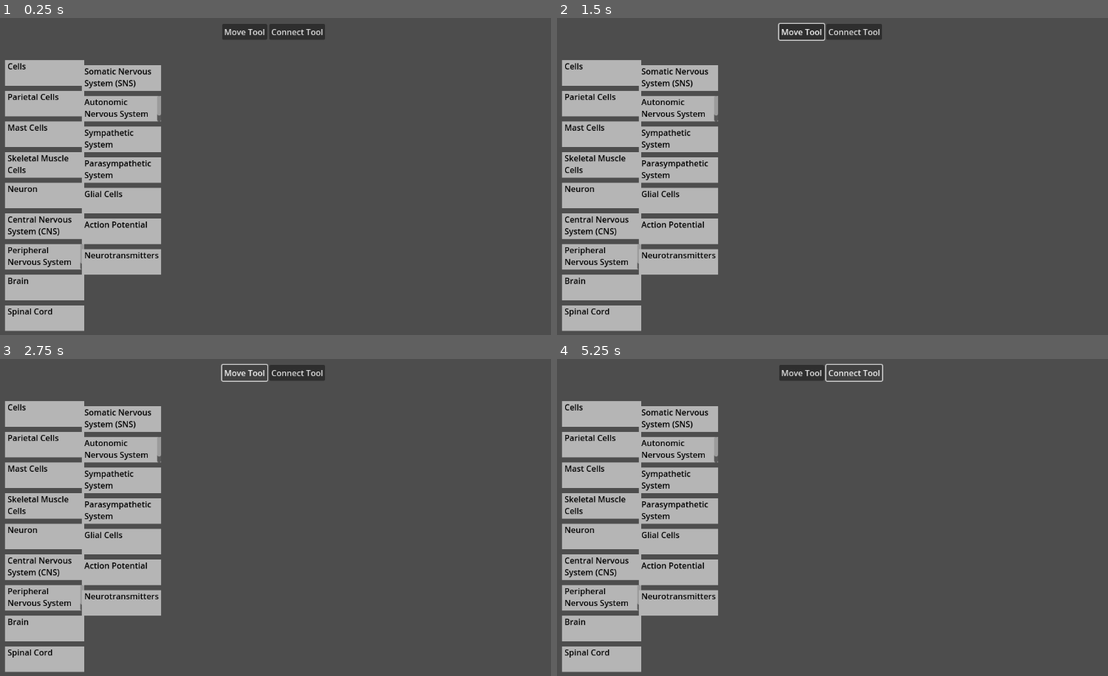
Above: before the commit, frames 1-4 (two rows, left to right).
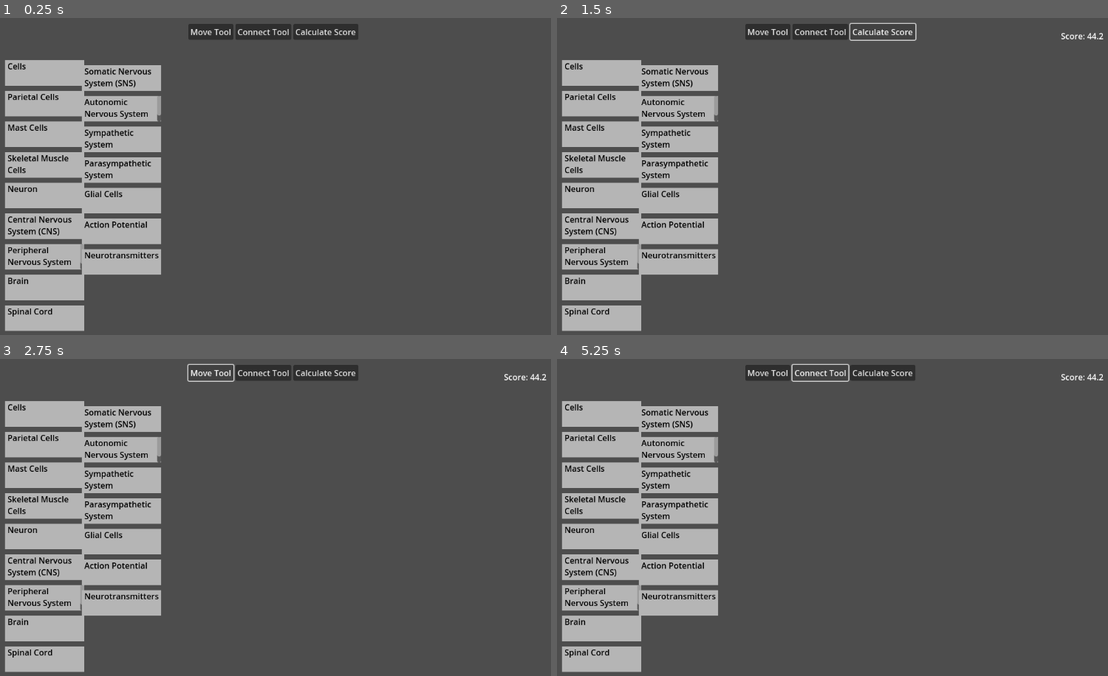
Above: after the commit, the same moments.

Repository: sk337/MindMapGame
Game: Godot game, scene res://scenes/MapGame.tscn
The game is run twice, just before and just after one commit, with the same random seed, the same clock (stepped at 60 frames per second) and the same inputs.
Inputs (mouse positions are in pixels of both pictures, inside the frame that each line leads up to):
- Up to frame 1 (0.25 s): no input
- Up to frame 2 (1.5 s): click "Move Tool" at 0.5 s; click (882, 30) at 1.25 s, where only the run after the commit has a clickable "Calculate Score"
- Up to frame 3 (2.75 s): click "Move Tool" at 2 s
- Up to frame 4 (5.25 s): click (882, 371) at 2.75 s, where only the run after the commit has a clickable "Calculate Score"; click "Move Tool" at 3.5 s; click (882, 371) at 4.25 s, where only the run after the commit has a clickable "Calculate Score"; click "Connect Tool" at 5 s

The runs differ from the first frame. In frame 1, 0.8% of the frame differs, in the area x 34-66%, y 1-7%; in frame 2, 0.9%; in frame 3, 0.8%; in frame 4, 1.0%, in the area x 34-100%, y 1-8%.

Commit message:
Version 0.1 (Minimum Viable Product)
score based on connection quality and reasonable heiarchy.

Diff:
--- /dev/null
+++ b/scenes/ConnectorLine.tscn
@@ -0,0 +1,6 @@
+[gd_scene load_steps=2 format=3 uid="uid://b20xf1e5mvy0g"]
+
+[ext_resource type="Script" path="res://scripts/ConnectorLine.gd" id="1_1urss"]
+
+[node name="ConnectorLine" type="Line2D"]
+script = ExtResource("1_1urss")
--- a/scenes/MapGame.tscn
+++ b/scenes/MapGame.tscn
@@ -40,5 +40,18 @@
 layout_mode = 2
 text = "Connect Tool"
 
+[node name="CalculateScoreButton" type="Button" parent="UI/CenterContainer/VBoxContainer/HBoxContainer"]
+layout_mode = 2
+text = "Calculate Score"
+
+[node name="ScoreBox" type="RichTextLabel" parent="UI"]
+visible = false
+layout_mode = 0
+offset_left = 1024.0
+offset_top = 51.0
+offset_right = 1141.0
+offset_bottom = 94.0
+
 [connection signal="pressed" from="UI/CenterContainer/VBoxContainer/HBoxContainer/MoveToolButton" to="." method="_on_move_tool_button_pressed"]
 [connection signal="pressed" from="UI/CenterContainer/VBoxContainer/HBoxContainer/ConnectTermsToolButton" to="." method="_on_connect_terms_tool_button_pressed"]
+[connection signal="pressed" from="UI/CenterContainer/VBoxContainer/HBoxContainer/CalculateScoreButton" to="." method="_on_calculate_score_button_pressed"]
--- /dev/null
+++ b/scripts/ConnectorLine.gd
@@ -0,0 +1,22 @@
+extends Line2D
+
+class_name ConnectorLine
+
+var origin_term_index: int = -1
+var end_term_index: int = -1
+
+# Called when the node enters the scene tree for the first time.
+func _ready():
+	pass # Replace with function body.
+
+
+# Called every frame. 'delta' is the elapsed time since the previous frame.
+func _process(delta):
+	pass
+
+func setup_connector(origin_index: int, end_index: int):
+	origin_term_index = origin_index
+	end_term_index = end_index
+
+func get_connected_term_index() -> int:
+	return end_term_index
--- a/scripts/MapGame.gd
+++ b/scripts/MapGame.gd
@@ -2,6 +2,7 @@
 # the path to the JSON file
 var json_path = "res://data/NeuronsData.json"
 var term_scene_path = "res://scenes/Term.tscn"
+var connector_line_scene_path = "res://scenes/ConnectorLine.tscn"
 enum Tools {MOVE, CONNECT}
 var current_tool = Tools.MOVE
 var first_clicked_term = null
@@ -88,6 +89,14 @@
 		term_instance.add_to_group("terms") #add to the group "terms"
 		term_instance.MapGame = self
 # Called every frame. 'delta' is the elapsed time since the previous frame.
+
+func instantiate_connector_line() -> ConnectorLine:
+	var connector_line_scene = preload("res://scenes/ConnectorLine.tscn")
+	var connector_line = connector_line_scene.instantiate() as ConnectorLine
+	# set up connector line with additional properties if necessary
+	return connector_line
+
+
 func _process(delta):
 	pass
 
@@ -103,8 +112,9 @@
 				if not first_clicked_term:
 					#this is first click, start the line
 					first_clicked_term = clicked_term
-					line_in_progress = Line2D.new()
+					line_in_progress = instantiate_connector_line()
 					first_clicked_term.add_child(line_in_progress)
+					line_in_progress.setup_connector(first_clicked_term.term_index, -1)
 					line_in_progress.width = 2 # set the width
 					line_in_progress.z_index = 0 # behind the terms
 					line_in_progress.add_point(first_clicked_term.get_local_mouse_position())
@@ -113,6 +123,7 @@
 					var second_clicked_term = clicked_term
 					if second_clicked_term != first_clicked_term:
 						line_in_progress.set_point_position(1, second_clicked_term.global_position - first_clicked_term.get_global_position())
+						line_in_progress.setup_connector(first_clicked_term.term_index, second_clicked_term.term_index)
 						#update global connections
 						term_connections[first_clicked_term.term_index]["start_lines"].append(line_in_progress)
 						term_connections[second_clicked_term.term_index]["end_lines"].append(line_in_progress)
@@ -130,7 +141,7 @@
 		else: #input was not a mouse button
 			#handle movement mid-line creation
 			if first_clicked_term and line_in_progress:
-				if event.global_position:
+				if not event is InputEventGesture and event.global_position:
 					line_in_progress.set_point_position(1, first_clicked_term.to_local(event.global_position))
 
 func update_lines_for_term(changed_term):
@@ -155,10 +166,94 @@
 		line.set_point_position(1, changed_term.get_global_position() - line.get_parent().get_global_position())
 		line.z_index = 0
 
+func calculate_score():
+	var base_score = 10
+	var total_connections = 0
+	var terms_count = term_connections.size()
+	var penalty_for_low_relatedness = 0.75 # penalty for low relatedness
+	var high_relatedness_bonus = 1.5 # bonus multiplier for high relatedness connections
+	var high_relatedness_value = 0.9
+	var base_score_per_high_relatedness_connection = high_relatedness_value * 10 * high_relatedness_bonus
+
+	# Hypothetical very high score calculation (for normalizing later)
+	var hypothetical_max_connections = terms_count # assuming one high quality connection per term
+	var a_very_high_score = base_score + hypothetical_max_connections * base_score_per_high_relatedness_connection
+
+	# Calculate base score from connections
+	for term_index in term_connections:
+		var term_data = term_connections[term_index]
+		for connection in term_data["start_lines"]:
+			var end_term_index = connection.get_connected_term_index()
+			var relatedness = get_relatedness(term_index, end_term_index)
+			if relatedness > 0.8: # considered high relatedness
+				base_score += relatedness * 10 * high_relatedness_bonus
+			elif relatedness < 0.3: # considered low relatedness
+				base_score -= (1 - relatedness) * 10 * penalty_for_low_relatedness
+			else:
+				base_score += relatedness * 5
+
+			# Extra credit for heiarchal (sp?) level connections
+			var origin_level = get_level(term_index)
+			var end_level = get_level(end_term_index)
+			if origin_level == 1 and end_level == 2: #top level to mid level
+				base_score +=5 #extra credit for 1->2 connection
+			elif origin_level == 2 and end_level == 3:
+				base_score +=2 #extra credit for 2->3 connection
+
+			total_connections += 1
+	# Calculate complexity penalty
+	var penalty_threshold = terms_count * 1.1
+	var complexity_penalty_multiplier = 1.0
+	if total_connections > penalty_threshold:
+		var excess_connections = total_connections - penalty_threshold
+		complexity_penalty_multiplier = max(0.1, 1 - excess_connections / (terms_count * 1.1))
+
+	var final_score = base_score * complexity_penalty_multiplier
+	# final_score = round(final_score * 10) / 10  # Rounds to one decimal place
+	print("final score: ", final_score)
+	print("a very high score: ", a_very_high_score)
+
+	# Normalization
+	var normalized_score = (final_score / a_very_high_score) * 1000
+	normalized_score = round(normalized_score *10) / 10 #round normalized score to one decimal
+	print("normalized_score: ", normalized_score)
+	return normalized_score
+
+func get_relatedness(term_index_1, term_index_2) -> float:
+	#retrieve the term instances from the scene tree
+	var term_instance_1 = get_term_instance_by_index(term_index_1)
+	var term_instance_2 = get_term_instance_by_index(term_index_2)
+
+	# retrieve the name of term 2 to use it as a key in the term_ranks of term 1.
+	var term_2_name = term_instance_2.get_node("RichTextLabel").text
+
+	# get the relatedness value from term 1's term ranks.
+	var relatedness = 0.1
+	if term_2_name in term_instance_1.term_ranks:
+		relatedness = term_instance_1.term_ranks[term_2_name]
+	else:
+		relatedness = 0.1
+	return relatedness
+
+func get_level(term_index: int) -> int:
+	var term_instance = get_term_instance_by_index(term_index)
+	if term_instance != null:
+		return term_instance.term_level
+	return -1 # In case the term doesn't exist or something went wrong
+
+func get_term_instance_by_index(desired_term_index: int) -> Node:
+	var terms = get_tree().get_nodes_in_group("terms")
+	#assuming all terms are children of this node
+	for term in terms:
+		if term.term_index == desired_term_index:
+			return term
+	return null
+
 func _on_move_tool_button_pressed():
 	current_tool = Tools.MOVE
 	for term in get_tree().get_nodes_in_group("terms"):
 		term.set_tool_mode("move")
+	calculate_score()
 
 func _on_connect_terms_tool_button_pressed():
 	current_tool = Tools.CONNECT
@@ -168,6 +263,12 @@
 func get_clicked_term(click_position) -> Node2D:
 	for term in get_tree().get_nodes_in_group("terms"):
 		if term.get_global_rect().has_point(click_position):
-			print(term.name)
+			# print(term.name)
 			return term
 	return null
+
+
+func _on_calculate_score_button_pressed():
+	var score = calculate_score()
+	$UI/ScoreBox.text = "Score: " + str(score)
+	$UI/ScoreBox.visible = true
--- a/scripts/Term.gd
+++ b/scripts/Term.gd
@@ -40,8 +40,9 @@
 
 		if event is InputEventMouseMotion and dragging:
 			old_global_position = global_position
-			global_position = event.global_position + drag_offset
-			update_connected_lines_position()
+			if event.global_position:
+				global_position = event.global_position + drag_offset
+				update_connected_lines_position()
 			#print("Dragging: ", dragging, " Position: ", global_position)
 func update_connected_lines_position():
 	#notify MapGame.gd to update the lines connected to this term
Binary file added: HTML Export/index.apple-touch-icon.png
Not shown, added: HTML Export/index.apple-touch-icon.png.import
Binary file added: HTML Export/index.icon.png
Not shown, added: HTML Export/index.icon.png.import
Binary file added: HTML Export/index.png
Not shown, added: HTML Export/index.png.import
Not shown, added: export_presets.cfg
Not shown, added: HTML Export/index.audio.worklet.js
Not shown, added: HTML Export/index.html
Not shown, added: HTML Export/index.js
Not shown, added: HTML Export/index.pck
Not shown, added: HTML Export/index.wasm
(and 1 more such lines)
